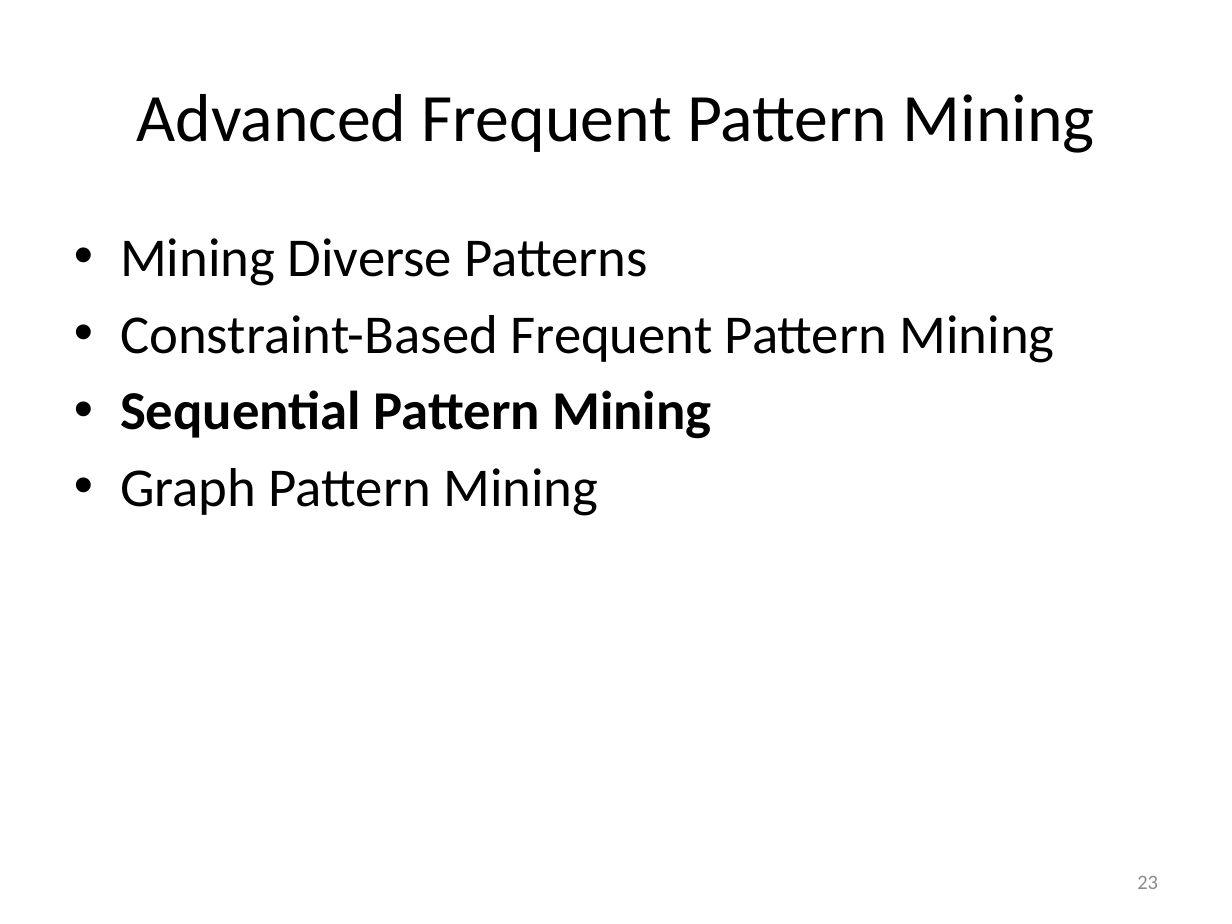
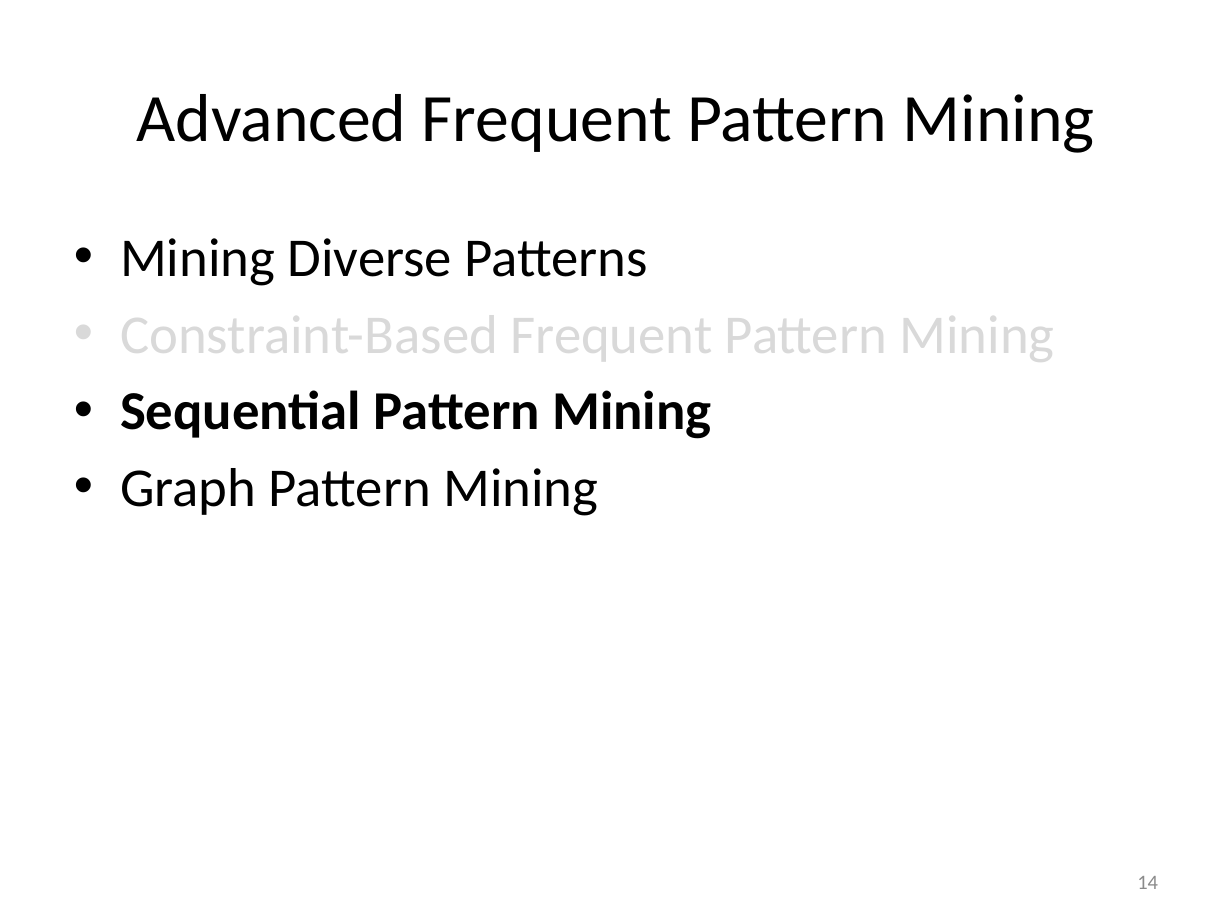
Before and after one commit to mjiang89/mjiang89.github.io, a slide deck: slide 14 of teaching/CSEx0647Fall17-12-BeyondItemset.pptx (slide 23 before the commit). Drawn at 1232x924 pixels with LibreOffice and Linux fonts; fonts in the diff are those of the drawing. Boxes give left, top, right and bottom in pixels: in the first picture for what was removed or moved away, otherwise in the second. Text is boxed around its words. In the diff, an @@ line names an element or a change of style, - is before the commit and + after.

```diff
--- a/teaching/CSEx0647Fall17-12-BeyondItemset.pptx
+++ b/teaching/CSEx0647Fall17-12-BeyondItemset.pptx
@@ text at [120,301,1054,368]: text colour #000000 to #D9D9D9 in "Constraint-Based Frequent Pattern Mining" @@
@@ page number at [1137,876,1158,889]: text changed @@
-23
+14
```
Also in this commit, not shown: 8 other slides changed, 14 slides added, 12 slides removed, 4 other files.
